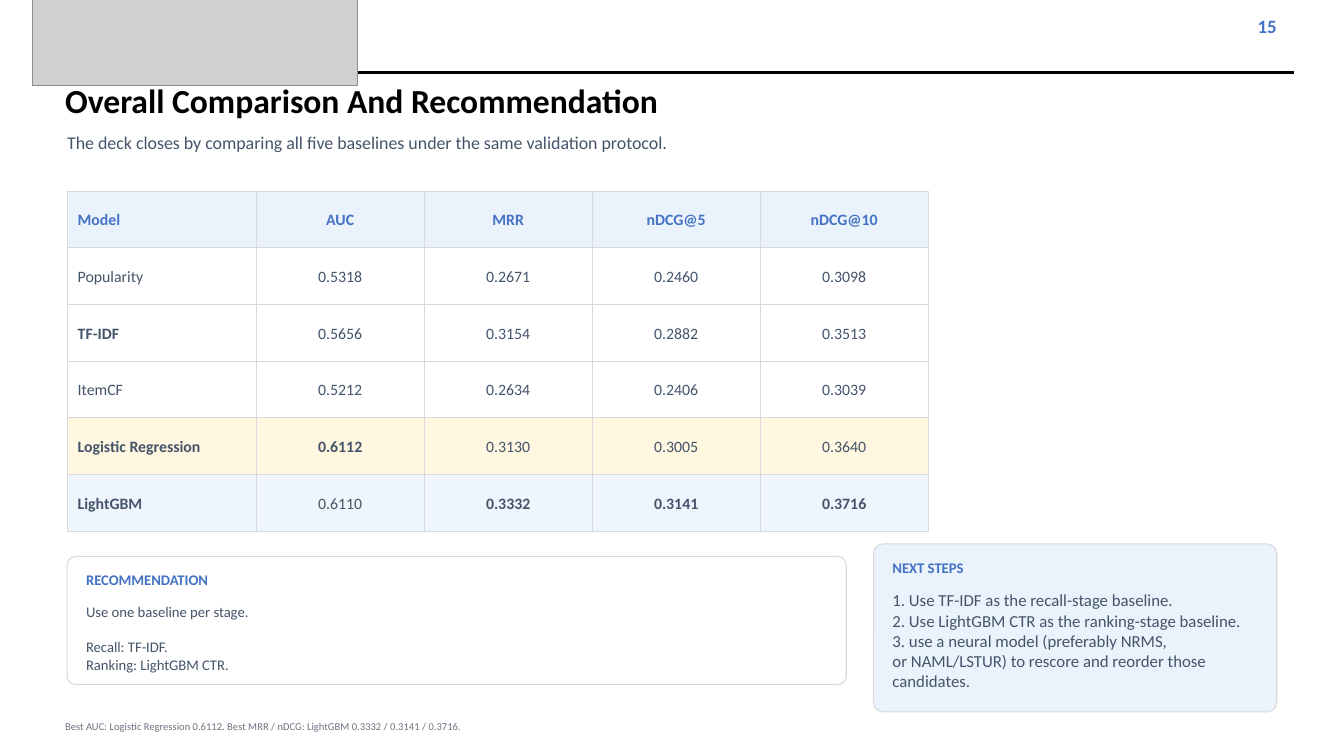
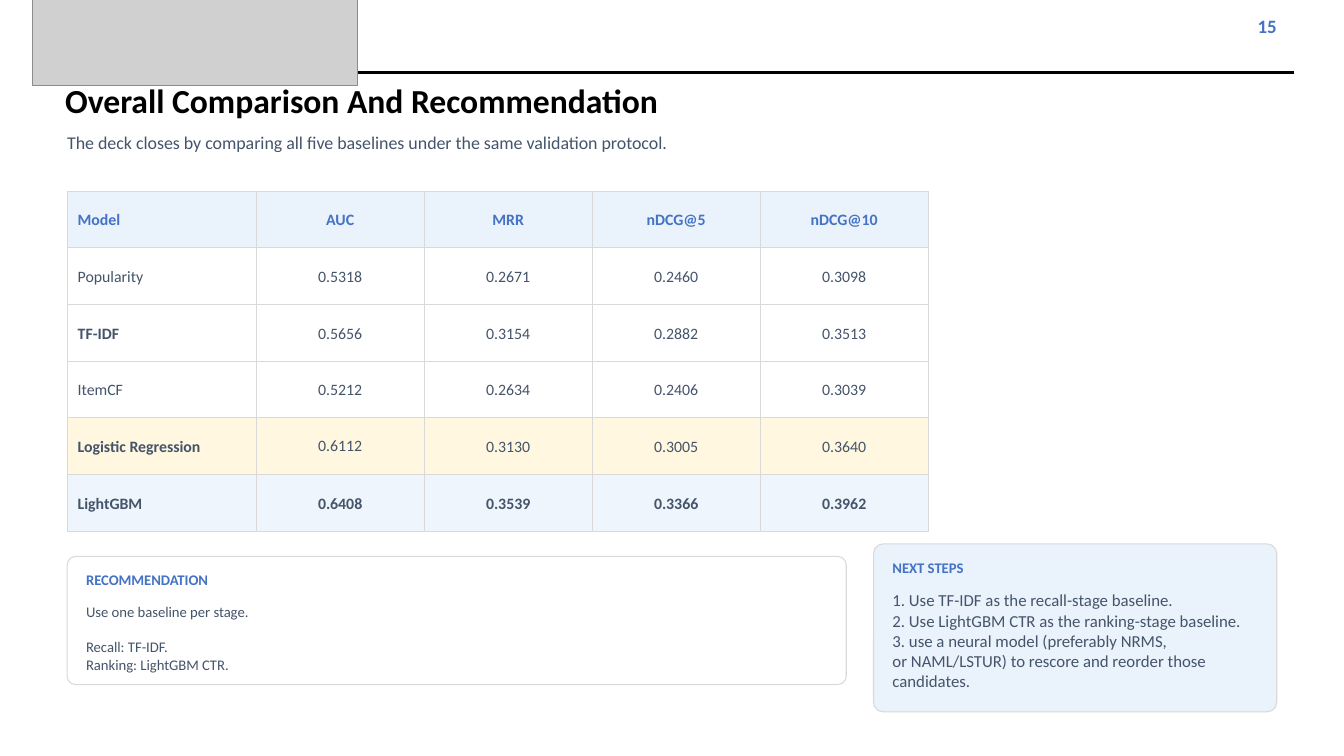
Before and after one commit to XiangningDeng/2026-MDSH-Submit, a slide deck: slide 16 of round1_baselines/Presentation1.pptx. Drawn at 1344x756 pixels with LibreOffice and Linux fonts; fonts in the diff are those of the drawing; grey boxes stand for pictures. Boxes give left, top, right and bottom in pixels: in the first picture for what was removed or moved away, otherwise in the second. Text is boxed around its words. In the diff, an @@ line names an element or a change of style, - is before the commit and + after.

```diff
--- a/round1_baselines/Presentation1.pptx
+++ b/round1_baselines/Presentation1.pptx
@@ text "0.6112" at box(318, 440, 362, 451): bold off @@
@@ text at box(318, 498, 362, 509): text changed; bold on @@
-0.6110
+0.6408
@@ text at box(486, 498, 530, 509): text changed @@
-0.3332
+0.3539
@@ text at box(654, 498, 698, 509): text changed @@
-0.3141
+0.3366
@@ text at box(822, 498, 866, 509): text changed @@
-0.3716
+0.3962
@@ text removed at box(65, 723, 461, 732) @@
-Best AUC: Logistic Regression 0.6112. Best MRR / nDCG: LightGBM 0.3332 / 0.3141 / 0.3716.
```
Also in this commit, not shown: 3 other slides changed, 1 other file.
